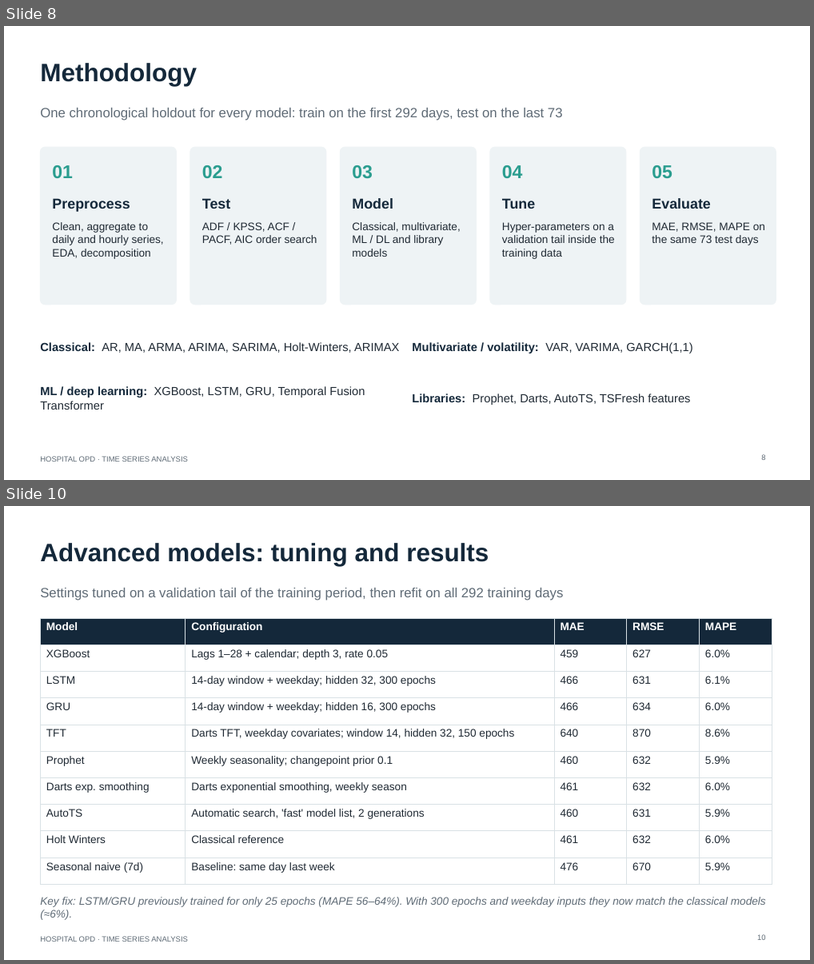
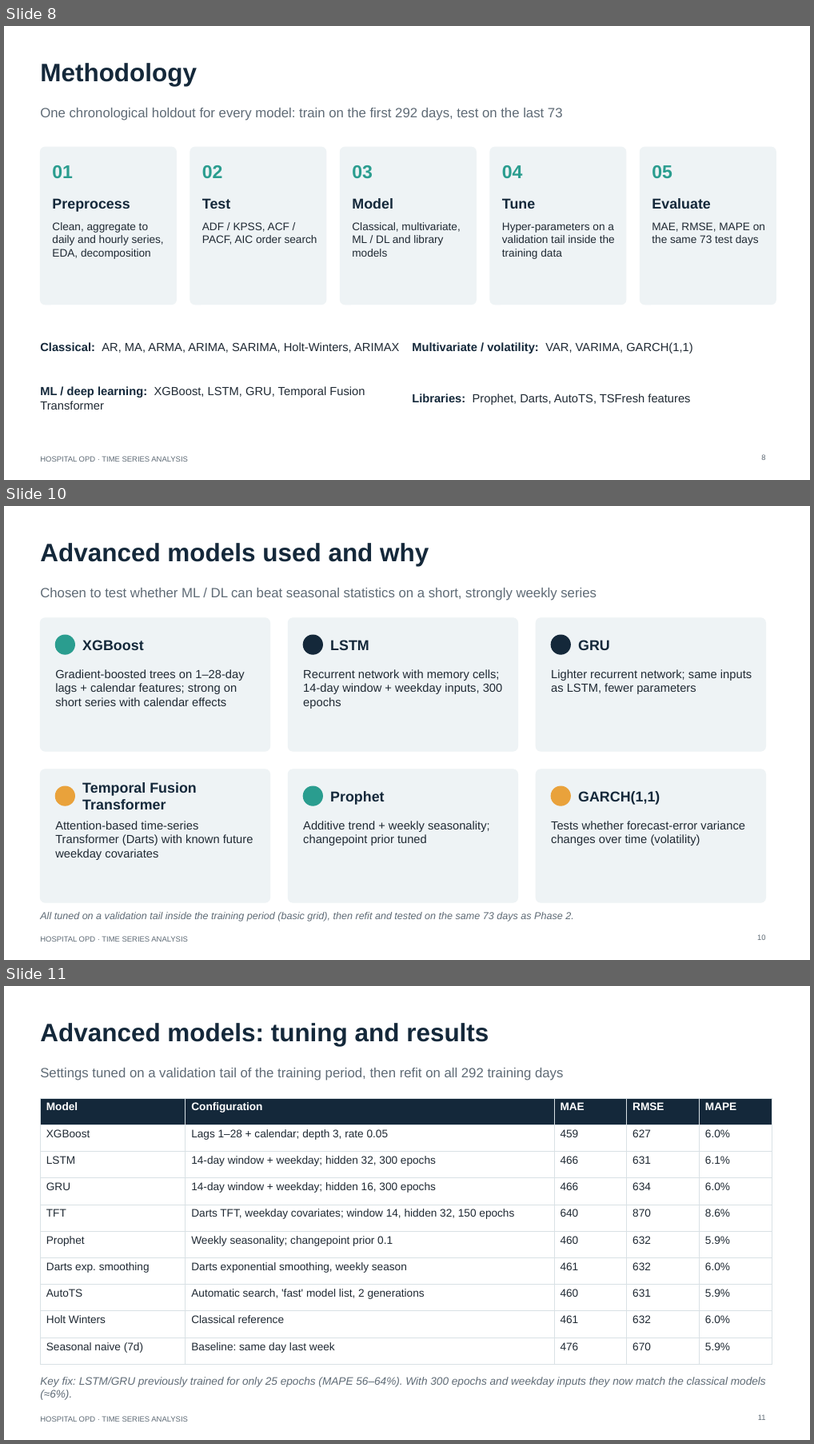
Before and after one commit to YashBansal26/Hospital-OPD-Time-Series-Analysis, a slide deck: presentations/Hospital_OPD_Time_Series_Analysis_Final.pptx. Shown one above the other, each under a label of ours: slides 8 and 10 before the commit, slides 8, 10 and 11 after it; the slides between them are not shown. The pictures are 814x964 and 814x1444 pixels, drawn with LibreOffice and Linux fonts; fonts in the diff are those of the drawing. Boxes give left, top, right and bottom in pixels: in the first picture for what was removed or moved away, otherwise in the second. Text is boxed around its words. In the diff, an @@ line names an element or a change of style, - is before the commit and + after.

Commit message:
Align report with IEEE format and update presentation to final guidelines
- Rewrite report as a two-column IEEE paper (4 pages, 165-word abstract, 10 IEEE references, workflow diagram)
- Add Phase 2 recap, advanced-models rationale and team contribution slides

```diff
--- a/presentations/Hospital_OPD_Time_Series_Analysis_Final.pptx
+++ b/presentations/Hospital_OPD_Time_Series_Analysis_Final.pptx
@@ slide 10 added at (4, 506, 810, 960), background #FFFFFF; not listed: 1 template element that a slide beside it also shows @@
@@ title added at (40, 543, 429, 566), 30 pt, text #14283A, bold @@
+Advanced models used and why
@@ text added at (40, 588, 597, 600), 16 pt, text #5F6B76 @@
+Chosen to test whether ML / DL can beat seasonal statistics on a short, strongly weekly series
@@ rounded rectangle added at (40, 618, 270, 751), fill #EEF3F5, outline #EEF3F5 1 pt @@
@@ rounded rectangle added at (288, 618, 518, 751), fill #EEF3F5, outline #EEF3F5 1 pt @@
@@ rounded rectangle added at (536, 618, 766, 751), fill #EEF3F5, outline #EEF3F5 1 pt @@
@@ ellipse added at (55, 635, 74, 654), fill #2A9D8F, outline #2A9D8F 1 pt @@
@@ text added at (82, 640, 143, 650), 17 pt, text #14283A, bold @@
+XGBoost
@@ ellipse added at (303, 635, 323, 654), fill #14283A, outline #14283A 1 pt @@
@@ text added at (330, 640, 370, 650), 17 pt, text #14283A, bold @@
+LSTM
@@ ellipse added at (551, 635, 571, 654), fill #14283A, outline #14283A 1 pt @@
@@ text added at (578, 640, 610, 650), 17 pt, text #14283A, bold @@
+GRU
@@ text added at (55, 669, 244, 706), 14 pt, text #1F2933 @@
+Gradient-boosted trees on 1–28-day lags + calendar features; strong on short series with calendar effects
@@ text added at (303, 669, 503, 708), 14 pt, text #1F2933 @@
+Recurrent network with memory cells; 14-day window + weekday inputs, 300 epochs
@@ text added at (551, 669, 752, 694), 14 pt, text #1F2933 @@
+Lighter recurrent network; same inputs as LSTM, fewer parameters
@@ rounded rectangle added at (40, 769, 270, 902), fill #EEF3F5, outline #EEF3F5 1 pt @@
@@ rounded rectangle added at (288, 769, 518, 902), fill #EEF3F5, outline #EEF3F5 1 pt @@
@@ rounded rectangle added at (536, 769, 766, 902), fill #EEF3F5, outline #EEF3F5 1 pt @@
@@ ellipse added at (55, 786, 74, 805), fill #E9A23B, outline #E9A23B 1 pt @@
@@ text added at (82, 782, 197, 809), 17 pt, text #14283A, bold @@
+Temporal Fusion Transformer
@@ ellipse added at (303, 786, 323, 805), fill #2A9D8F, outline #2A9D8F 1 pt @@
@@ text added at (330, 791, 384, 804), 17 pt, text #14283A, bold @@
+Prophet
@@ ellipse added at (551, 786, 571, 805), fill #E9A23B, outline #E9A23B 1 pt @@
@@ text added at (578, 791, 660, 804), 17 pt, text #14283A, bold @@
+GARCH(1,1)
@@ text added at (55, 820, 254, 860), 14 pt, text #1F2933 @@
+Attention-based time-series Transformer (Darts) with known future weekday covariates
@@ text added at (303, 820, 490, 845), 14 pt, text #1F2933 @@
+Additive trend + weekly seasonality; changepoint prior tuned
@@ text added at (551, 820, 746, 845), 14 pt, text #1F2933 @@
+Tests whether forecast-error variance changes over time (volatility)
@@ text added at (40, 912, 574, 921), 12 pt, text #5F6B76, italic @@
+All tuned on a validation tail inside the training period (basic grid), then refit and tested on the same 73 days as Phase 2.
@@ page number added at (758, 934, 766, 940), 9 pt, text #5F6B76 @@
+10
@@ what was slide 10 is now slide 11 @@
@@ page number at (758, 1414, 766, 1420): text changed @@
-10
+11
```
Also in this commit, not shown: 4 slides changed, 2 other slides added, 1 other file.
